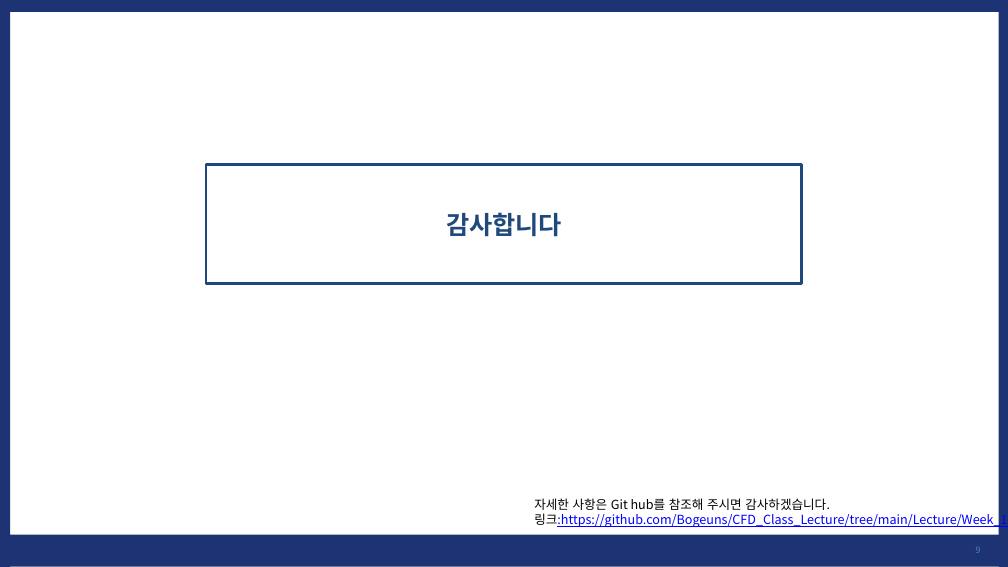
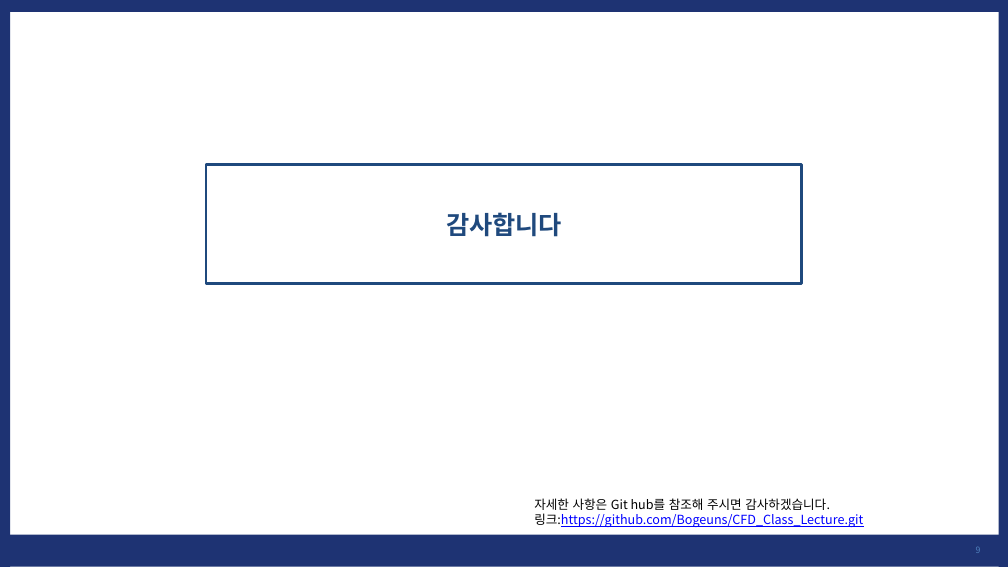
Before and after one commit to Bogeuns/17415009_BogeunSeo, a slide deck: slide 9 of Homework/Week_2/SU2 보고서 (2주차).pptx. Drawn at 1008x567 pixels with LibreOffice and Linux fonts; fonts in the diff are those of the drawing. Boxes give left, top, right and bottom in pixels: in the first picture for what was removed or moved away, otherwise in the second. Text is boxed around its words. In the diff, an @@ line names an element or a change of style, - is before the commit and + after.

```diff
--- a/Homework/Week_2/SU2 보고서 (2주차).pptx
+++ b/Homework/Week_2/SU2 보고서 (2주차).pptx
@@ text at (534,498,863,527): text changed @@
-자세한 사항은 Git hub를 참조해 주시면 감사하겠습니다.
-링크:https://github.com/Bogeuns/CFD_Class_Lecture/tree/main/Lecture/Week_1
+자세한 사항은 Git hub를 참조해 주시면 감사하겠습니다.
+링크:https://github.com/Bogeuns/CFD_Class_Lecture.git
```
Also in this commit, not shown: 1 other file.
